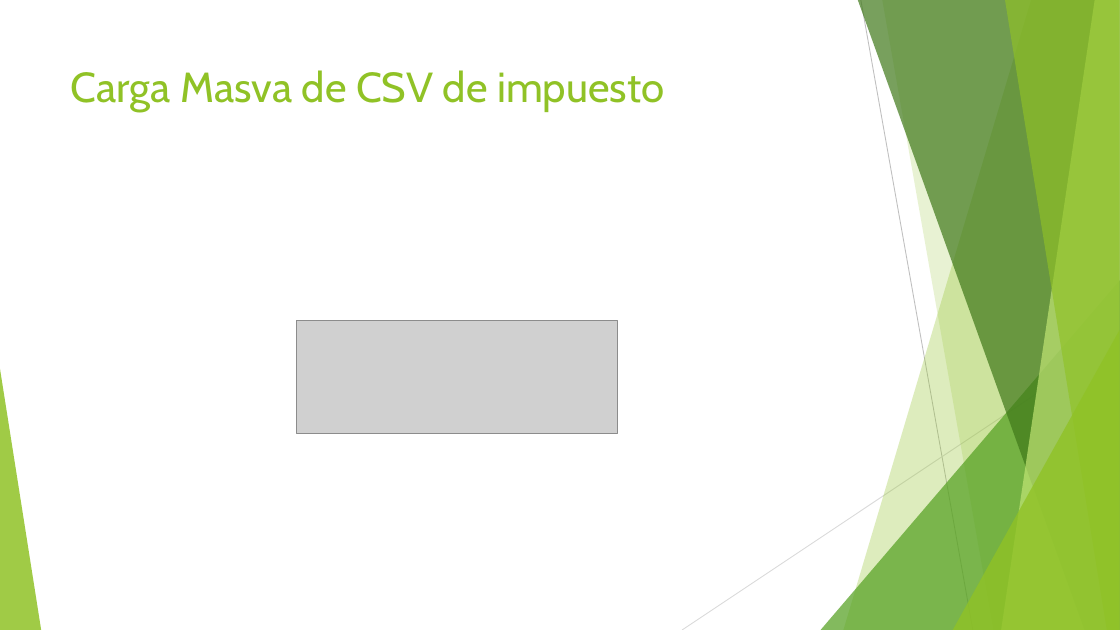
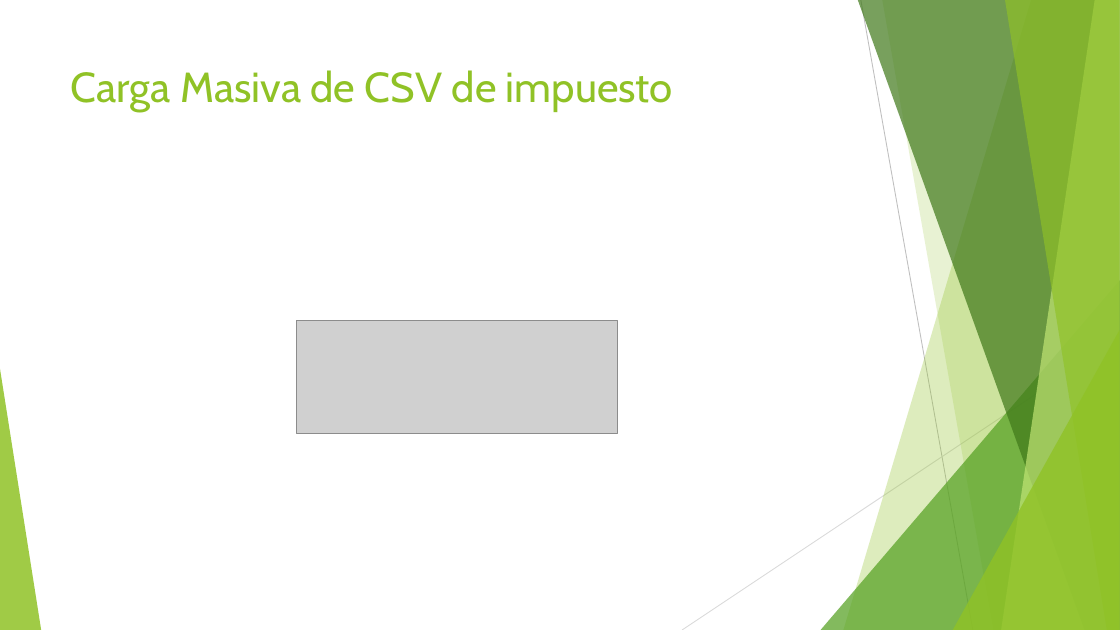
Before and after one commit to ranjua/IPC2J15, a slide deck: slide 6 of FASE3/Documentacion/Manual de Usuario.pptx. Drawn at 1120x630 pixels with LibreOffice and Linux fonts; fonts in the diff are those of the drawing; grey boxes stand for pictures. Boxes give left, top, right and bottom in pixels: in the first picture for what was removed or moved away, otherwise in the second. Text is boxed around its words. In the diff, an @@ line names an element or a change of style, - is before the commit and + after.

```diff
--- a/FASE3/Documentacion/Manual de Usuario.pptx
+++ b/FASE3/Documentacion/Manual de Usuario.pptx
@@ title at (x1=71, y1=70, x2=673, y2=112): text changed @@
-Carga Masva de CSV de impuesto
+Carga Masiva de CSV de impuesto
```
Also in this commit, not shown: 28 other files.
